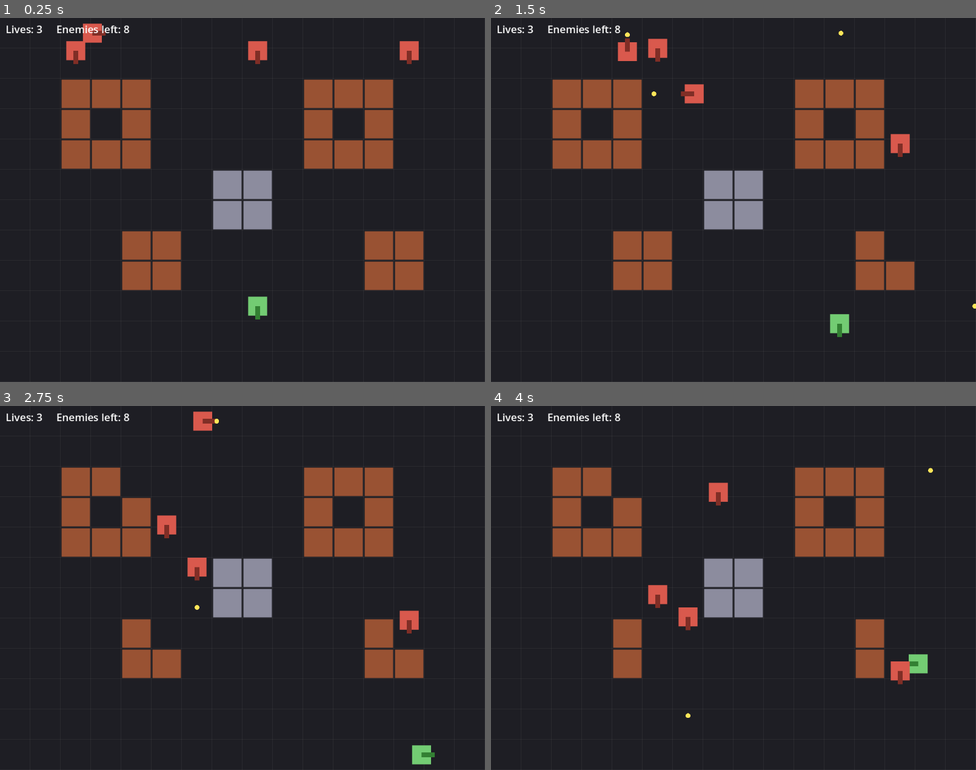
Above: before the commit, frames 1-4 (two rows, left to right).
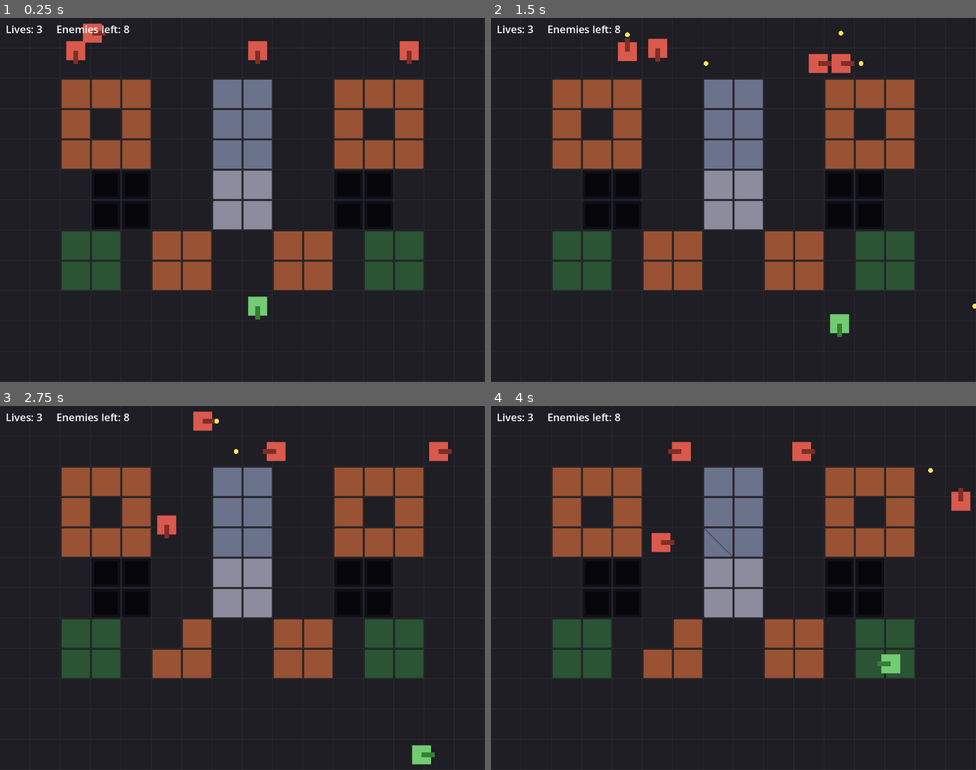
Above: after the commit, the same moments.

Repository: AuraofMana/TankWars
Game: Godot game, scene res://main.tscn
The game is run twice, just before and just after one commit, with the same random seed, the same clock (stepped at 60 frames per second) and the same inputs.
Inputs (mouse positions are in pixels of both pictures, inside the frame that each line leads up to):
- Up to frame 1 (0.25 s): no input
- Up to frame 2 (1.5 s): tap Enter at 0.5 s; move the mouse to (840, 181) at 0.52 s; hold D 0.53-1.28 s; tap R at 0.6, 1.35 s; click (840, 181) at 0.67 s; move the mouse to (636, 218) at 1.27 s; hold S from 1.28 s (still down)
- Up to frame 3 (2.75 s): move the mouse to (291, 507) at 2.02 s; release S at 2.03 s; hold D from 2.03 s (still down); tap R at 2.1 s
- Up to frame 4 (4 s): move the mouse to (709, 660) at 2.77 s; release D at 2.78 s; hold W 2.78-3.53 s; tap R at 2.85, 3.6 s; click (709, 660) at 2.92 s; move the mouse to (879, 642) at 3.52 s; hold A from 3.53 s (still down)

The runs differ from the first frame. In frame 1, 16% of the frame differs, in the area x 12-88%, y 16-75%; in frame 2, 17%; in frame 3, 18%; in frame 4, 19%, in the area x 12-99%, y 9-86%.

Commit message:
Add wall system v2: hard walls, rubble, pits, bush
Hard walls chip down over multiple hits into permanent rubble that
blocks tanks but lets bullets fly over (opens a firing lane, never a
driving lane). Adds pit terrain (same collision as rubble) and passable
bush tiles. Steel is now a gated wall that takes no damage until a
special weapon exists.

Co-Authored-By: Claude Opus 4.6 <noreply@anthropic.com>

Diff:
--- a/godot/main.gd
+++ b/godot/main.gd
@@ -6,8 +6,17 @@
 const ROWS := 12
 
 const EMPTY := 0
-const BRICK := 1
-const STEEL := 2
+const BRICK := 1   # Easy wall: one hit and it's gone (full passage).
+const STEEL := 2   # Gated wall: blocks shots, takes no damage until a special weapon exists.
+const HARD := 3    # Hard wall: chip it down over several hits, then it becomes RUBBLE.
+const RUBBLE := 4  # What a HARD wall leaves: blocks tanks, but bullets fly over it.
+const PIT := 5     # Terrain: blocks tanks, bullets cross. Permanent (can't be cleared).
+const BUSH := 6    # Terrain: passable by tanks and bullets. Concealment is inert until enemy vision exists.
+
+const HARD_HP := 3
+
+# Map characters -> tile types.
+const CHAR_TILE := {"B": BRICK, "S": STEEL, "H": HARD, "P": PIT, "T": BUSH}
 
 const TEAM_PLAYER := 0
 const HIT_RADIUS := 22.0
@@ -18,17 +27,18 @@
 
 enum State { PLAYING, WON, LOST }
 
-# Temporary handcrafted layout (. empty, B brick, S steel). Real maps + editor later.
+# Temporary handcrafted layout. . empty, B brick (easy), H hard, S steel (gated),
+# P pit, T bush. Real maps + editor later.
 const MAP := [
 	"................",
 	"................",
-	"..BBB.....BBB...",
-	"..B.B.....B.B...",
-	"..BBB.....BBB...",
-	".......SS.......",
-	".......SS.......",
-	"....BB......BB..",
-	"....BB......BB..",
+	"..BBB..HH..BBB..",
+	"..B.B..HH..B.B..",
+	"..BBB..HH..BBB..",
+	"...PP..SS..PP...",
+	"...PP..SS..PP...",
+	"..TT.BB..BB.TT..",
+	"..TT.BB..BB.TT..",
 	"................",
 	"................",
 	"................",
@@ -37,6 +47,7 @@
 const ENEMY_SPAWNS := [Vector2i(2, 0), Vector2i(8, 0), Vector2i(13, 0)]
 
 var grid := []
+var hp := []  # Parallel to grid; only HARD tiles use it.
 var state := State.PLAYING
 var lives := START_LIVES
 var to_spawn := 0  # Enemies still waiting in the pool.
@@ -131,19 +142,18 @@
 
 func _load_map() -> void:
 	grid.clear()
+	hp.clear()
 	for y in range(ROWS):
 		var line: String = MAP[y] if y < MAP.size() else ""
 		var row := []
+		var hp_row := []
 		for x in range(COLS):
 			var ch := line.substr(x, 1) if x < line.length() else "."
-			match ch:
-				"B":
-					row.append(BRICK)
-				"S":
-					row.append(STEEL)
-				_:
-					row.append(EMPTY)
+			var t: int = CHAR_TILE.get(ch, EMPTY)
+			row.append(t)
+			hp_row.append(HARD_HP if t == HARD else 0)
 		grid.append(row)
+		hp.append(hp_row)
 	queue_redraw()
 
 func _cell(world: Vector2) -> Vector2i:
@@ -154,8 +164,10 @@
 		return STEEL  # Out of bounds behaves like an unbreakable wall.
 	return grid[cell.y][cell.x]
 
+# Blocks tank movement. Everything but empty floor and bush stops a tank.
 func is_solid(world: Vector2) -> bool:
-	return _tile_at(_cell(world)) != EMPTY
+	var t := _tile_at(_cell(world))
+	return t != EMPTY and t != BUSH
 
 func bullet_hits(b) -> bool:
 	var cell := _cell(b.position)
@@ -164,8 +176,15 @@
 		grid[cell.y][cell.x] = EMPTY
 		queue_redraw()
 		return true
+	if t == HARD:
+		hp[cell.y][cell.x] -= 1
+		if hp[cell.y][cell.x] <= 0:
+			grid[cell.y][cell.x] = RUBBLE  # Chipped down: bullets now fly over, tanks still can't pass.
+		queue_redraw()
+		return true
 	if t == STEEL:
-		return true
+		return true  # Gated wall: stops the shot, takes no damage.
+	# RUBBLE, PIT, BUSH, EMPTY: the bullet flies over. Check for tank hits.
 	if b.team == TEAM_PLAYER:
 		for e in get_tree().get_nodes_in_group("enemies"):
 			if e.position.distance_to(b.position) < HIT_RADIUS:
@@ -189,12 +208,41 @@
 			if t == EMPTY:
 				continue
 			var r := Rect2(x * TILE, y * TILE, TILE, TILE).grow(-2)
-			if t == BRICK:
-				draw_rect(r, Color(0.6, 0.32, 0.2))
-			else:
-				draw_rect(r, Color(0.55, 0.55, 0.62))
+			match t:
+				BRICK:
+					draw_rect(r, Color(0.6, 0.32, 0.2))
+				STEEL:
+					draw_rect(r, Color(0.55, 0.55, 0.62))
+				HARD:
+					_draw_hard(r, hp[y][x])
+				RUBBLE:
+					_draw_rubble(x, y)
+				PIT:
+					_draw_pit(r)
+				BUSH:
+					draw_rect(r, Color(0.2, 0.5, 0.25, 0.55))
 	var grid_col := Color(1, 1, 1, 0.06)
 	for c in range(COLS + 1):
 		draw_line(Vector2(c * TILE, 0), Vector2(c * TILE, h), grid_col)
 	for rr in range(ROWS + 1):
 		draw_line(Vector2(0, rr * TILE), Vector2(w, rr * TILE), grid_col)
+
+func _draw_hard(r: Rect2, h: int) -> void:
+	draw_rect(r, Color(0.42, 0.45, 0.55))
+	# Cracks deepen as it's chipped down toward rubble.
+	var dmg := HARD_HP - h
+	if dmg >= 1:
+		draw_line(r.position, r.end, Color(0, 0, 0, 0.35), 2.0)
+	if dmg >= 2:
+		draw_line(Vector2(r.end.x, r.position.y), Vector2(r.position.x, r.end.y), Color(0, 0, 0, 0.35), 2.0)
+
+func _draw_rubble(x: int, y: int) -> void:
+	# Low debris: scattered chunks so it clearly reads as "shoot over, can't drive over."
+	var base := Vector2(x * TILE, y * TILE)
+	var col := Color(0.4, 0.3, 0.22)
+	for c in [Vector2(8, 12), Vector2(36, 8), Vector2(20, 34), Vector2(42, 40), Vector2(6, 44)]:
+		draw_rect(Rect2(base + c, Vector2(15, 12)), col)
+
+func _draw_pit(r: Rect2) -> void:
+	draw_rect(r, Color(0.06, 0.06, 0.09))
+	draw_rect(r.grow(-6), Color(0.02, 0.02, 0.04))
